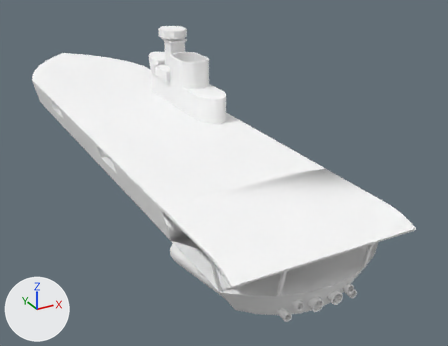
One commit to the FBX model Assets/World objects/Ships_raw/terran - fast carrier hermes.fbx: the scene before it, then after it.
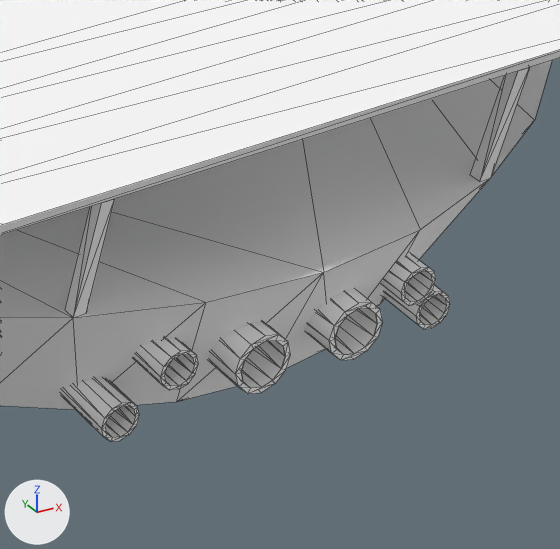
The first picture shows the older version from a 50 mm lens placed at (-10.8, -27.7, 11.0), pointed at (2.7, -3.1, -1.3). The close-ups show both versions on the part from 59% to 85% of the width and 66% to 99% of the height of that picture; other places that the commit changed are outside them. Arrows for +X, +Y and +Z are at lower left; the lights stay in place. The close-ups show mesh edges as thin lines. Where no turn or scale is listed for an object, it has been applied to the vertices. Vertices at the same position are counted once.

The older version as bpy lines, for what is in view:
```python
me_id290 = bpy.data.meshes.new('ID290')
me_id290.from_pydata(...)  # 868 vertices, 1441 faces; spans x -3.5..3.5, y -15.0..15.0, z -1.2..5.0
me_id290.materials.append(mat_material)  # white #ffffff
ob_hermes_hull = bpy.data.objects.new('Hermes Hull', me_id290)
ob_hermes_hull.location = (0.0, 0.0, 0.0)
```
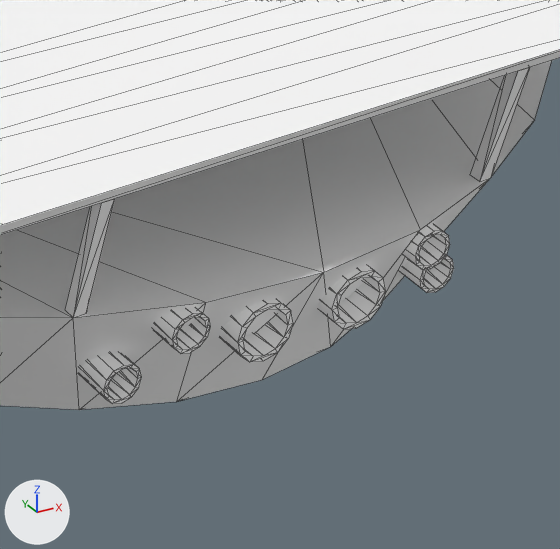
Location of each change, (x1, y1, x2, y2) in pixels of the close-ups (560 x 549 px; the box of a moved part takes in the faces that stretch with it):
```json
{"object": "Hermes Hull", "change": "reshaped", "before": [0, 0, 560, 441], "after": [0, 0, 560, 410]}
{"part": 1, "of": "me_id290", "change": "added", "after": [153, 308, 210, 353]}
{"part": 2, "of": "me_id290", "change": "added", "after": [403, 223, 450, 270]}
{"part": 3, "of": "me_id290", "change": "deleted", "before": [134, 338, 199, 390]}
{"part": 4, "of": "me_id290", "change": "deleted", "before": [382, 253, 436, 306]}
{"part": 5, "of": "me_id290", "change": "moved or reshaped", "before": [62, 289, 450, 441], "after": [79, 255, 454, 404]}
```

Edits to the scene script, one JSON object a line:
```json
{"block": "me_id290", "where": "# used by ob_hermes_hull; location = (0.0, 0.0, 0.0)"}
{"op": "remove", "block": "me_id290", "code": "me_id290.from_pydata(...)  # 868 vertices, 1441 faces; spans x -3.5..3.5, y -15.0..15.0, z -1.2..5.0"}
{"op": "add", "block": "me_id290", "code": "me_id290.from_pydata(...)  # 844 vertices, 1439 faces; spans x -3.5..3.5, y -15.0..15.0, z -1.2..5.0"}
{"block": "me_id290", "change": "me_id290 part 1: a new loose piece of 60 vertices spanning x -1.1..-0.8, y -14.9..-13.4, z -0.3..0.0, in mat_material (white #ffffff)"}
{"block": "me_id290", "change": "me_id290 part 2: a new loose piece of 60 vertices spanning x 0.8..1.1, y -14.9..-13.4, z -0.3..0.0, in mat_material (white #ffffff)"}
{"block": "me_id290", "change": "me_id290 part 3: the loose piece of 60 vertices spanning x -1.1..-0.8, y -14.8..-13.3, z -0.7..-0.4 is deleted"}
{"block": "me_id290", "change": "me_id290 part 4: the loose piece of 60 vertices spanning x 0.8..1.1, y -14.8..-13.3, z -0.7..-0.4 is deleted"}
{"block": "me_id290", "change": "me_id290 part 5: 72 vertices moved from x -1.4..3.1, y -14.9..-10.0, z -1.1..-0.4 to x -1.4..3.1, y -14.9..-10.0, z -0.8..-0.2; 164 vertices removed from x -1.5..1.5, y -14.9..-13.1, z -1.1..-0.4; 140 vertices added at x -1.5..1.5, y -14.9..-13.1, z -0.7..-0.2"}
```
